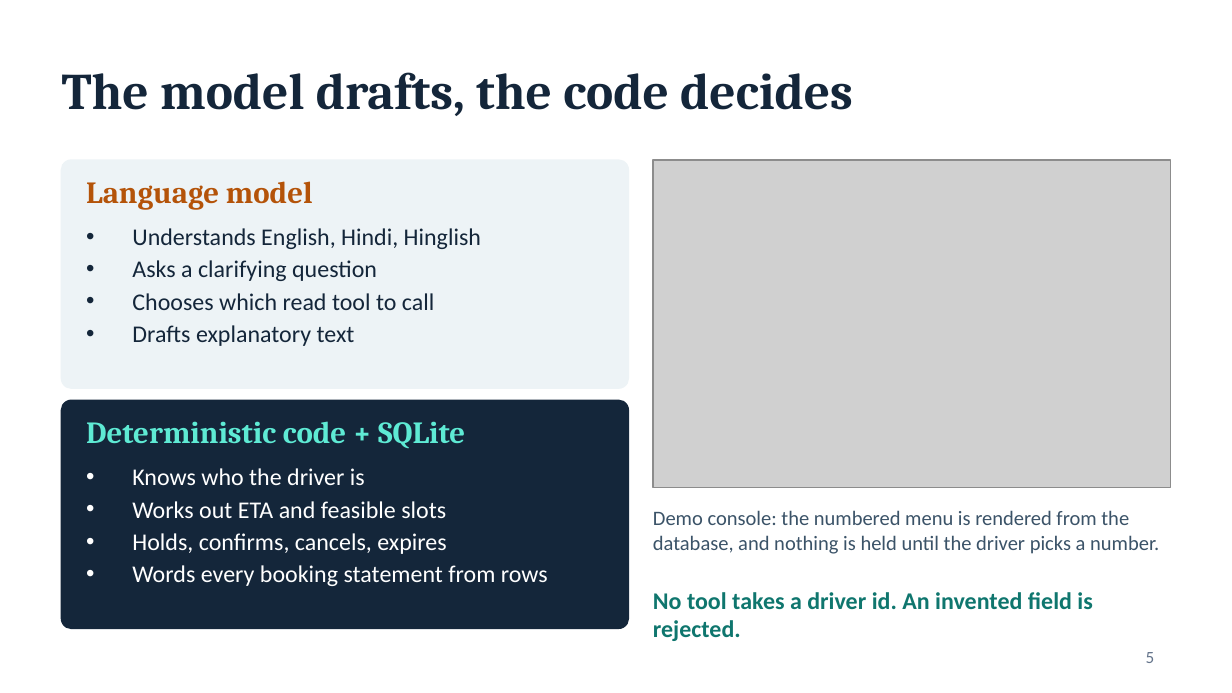
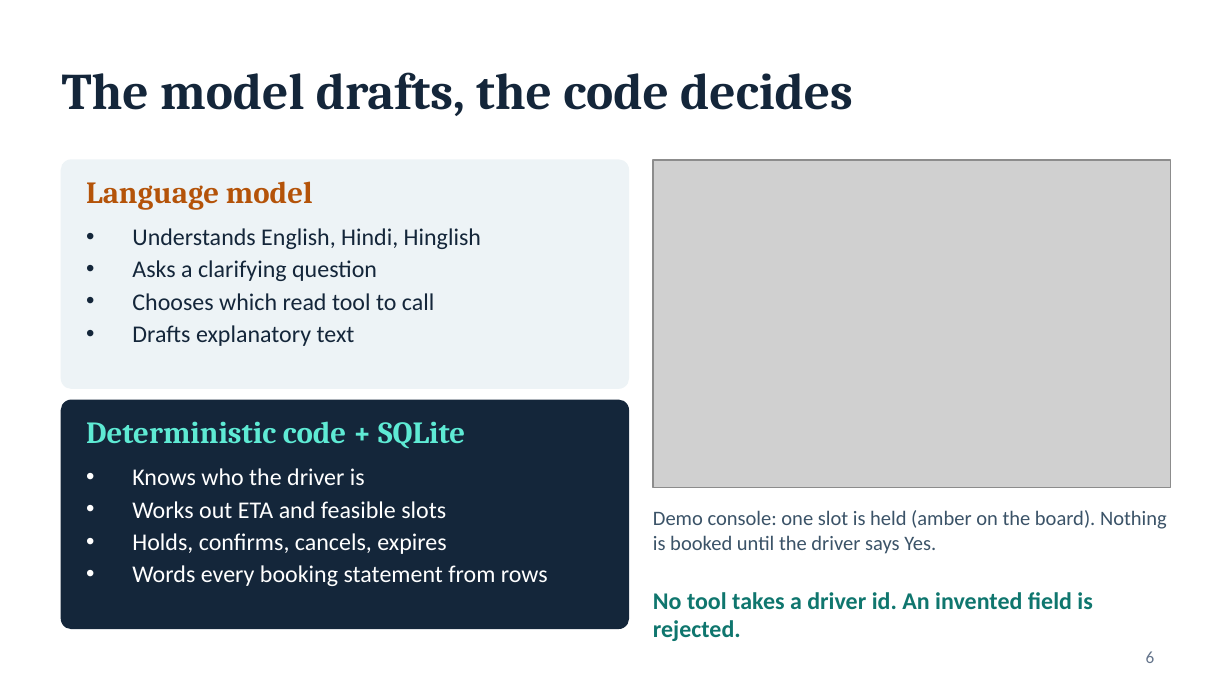
Before and after one commit to vijay-inner-compass/SetuHaul_Rescheduling_Service, a slide deck: slide 6 of docs/SetuHaul-demo.pptx (slide 5 before the commit). Drawn at 1232x693 pixels with LibreOffice and Linux fonts; fonts in the diff are those of the drawing; grey boxes stand for pictures. Boxes give left, top, right and bottom in pixels: in the first picture for what was removed or moved away, otherwise in the second. Text is boxed around its words. In the diff, an @@ line names an element or a change of style, - is before the commit and + after.

```diff
--- a/docs/SetuHaul-demo.pptx
+++ b/docs/SetuHaul-demo.pptx
@@ text at (x1=653, y1=510, x2=1167, y2=554): text changed @@
-Demo console: the numbered menu is rendered from the database, and nothing is held until the driver picks a number.
+Demo console: one slot is held (amber on the board). Nothing is booked until the driver says Yes.
@@ page number at (x1=1146, y1=651, x2=1155, y2=663): text changed @@
-5
+6
```
Also in this commit, not shown: 11 other slides changed, 2 slides added, 1 other file.
